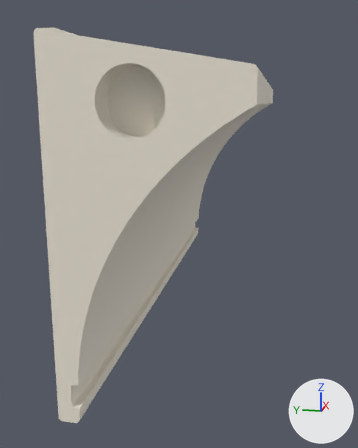
Two versions of the glTF model public/models/LT1B.glb, one commit apart.
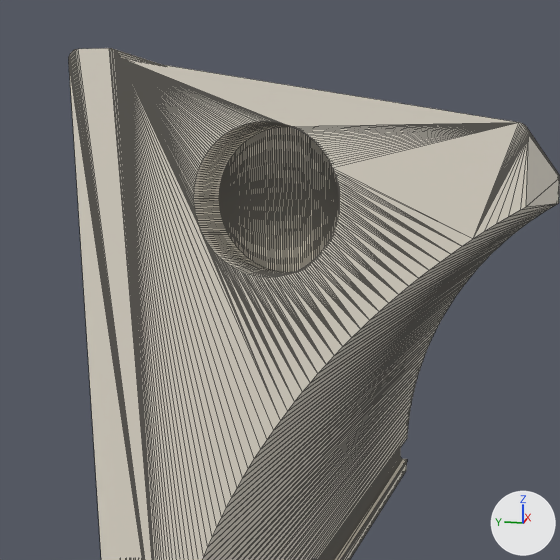
Each version is shown whole from a 50 mm camera at (-54.8, -27.6, 188.0) aimed at (46.8, -7.2, 162.6), then close up on the part from 0% to 76% of the width and 1% to 62% of the height. Lighting does not change. The marker at lower right points along +X, +Y and +Z. The older version's two pictures come first. The close-ups show mesh edges as thin lines. Vertices at exactly the same position are counted once.

Names of what the first close-up shows: 'LT1B_Snow'.
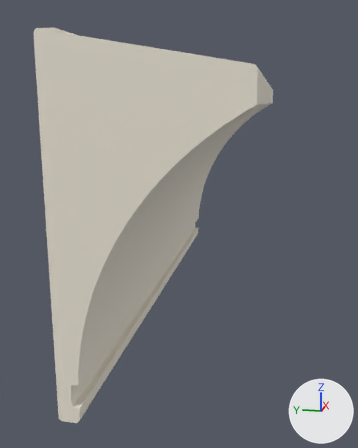
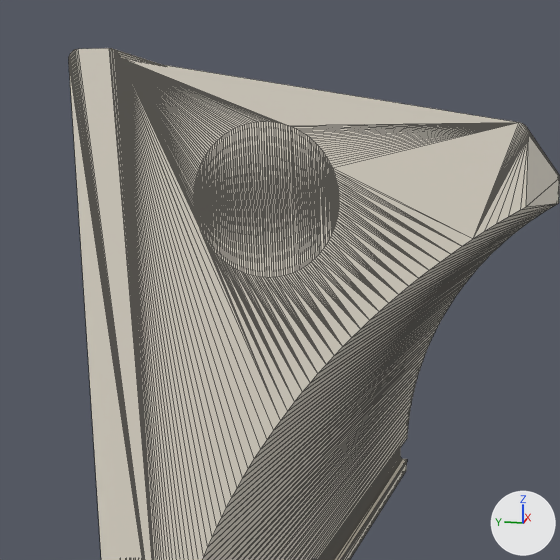
Boxes (x1, y1, x2, y2) around the edits, measured in the close-ups (560 x 560 px):
part 1 of me_lt1b_snow, built on
    before: (194, 121, 339, 277)
    after: (129, 61, 519, 272)

What changed in the scene script:
```text
Change me_lt1b_snow:
    used by ob_lt1b_snow; location = (0.0, 0.0, 0.0)
    remove me_lt1b_snow.from_pydata(...)  # 1542 vertices, 3080 faces; spans x 0.0..100.0, y -25.0..0.0, z 146.0..196.0
    add me_lt1b_snow.from_pydata(...)  # 1167 vertices, 2330 faces; spans x 0.0..100.0, y -25.0..0.0, z 146.0..196.0
    me_lt1b_snow part 1: 192 vertices removed from x 4.2, y -15.1..-6.9, z 183.9..192.1; 5 vertices added at x 0.0, y -14.7..-12.3, z 189.7..191.9
    other edits to the shape of me_lt1b_snow do not show in these pictures
```
